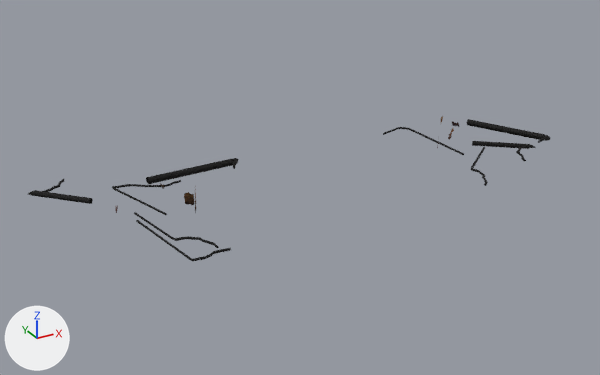
Before and after pictures for a commit that changed the glTF model godot/project/assets/forest_rescue/forest/lf_env_fallen_branches.glb.
Rendered twice from a camera (50 mm lens) standing at (-3.21, -9.65, 4.64) and looking at (2.11, 0.04, -0.2). Every picture has the same lights, and +X, +Y and +Z are marked at lower left. The picture after the commit comes second. Objects named as collision shapes, trigger or cutter boxes, shadow casters or lower levels of detail are left out. Where no turn or scale is listed for an object, it has been applied to the vertices. Vertices at exactly the same position are counted once.

The older version as bpy lines, for what is in view:
```python
me_lf_env_fallen_branches_v1_lod0 = bpy.data.meshes.new('lf_env_fallen_branches_v1_LOD0')
me_lf_env_fallen_branches_v1_lod0.from_pydata(...)  # 538 vertices, 1008 faces; spans x -1.48..1.51, y -1.7..1.47, z -0.04..0.44
# faces by material slot: [1000, 8]
me_lf_env_fallen_branches_v1_lod0.materials.append(mat_lf_bark_oak)
me_lf_env_fallen_branches_v1_lod0.materials.append(mat_lf_foliage)
me_lf_env_fallen_branches_v2_lod0 = bpy.data.meshes.new('lf_env_fallen_branches_v2_LOD0')
me_lf_env_fallen_branches_v2_lod0.from_pydata(...)  # 414 vertices, 768 faces; spans x -1.07..1.06, y -1.57..0.92, z -0.04..0.32
# faces by material slot: [760, 8]
me_lf_env_fallen_branches_v2_lod0.materials.append(mat_lf_bark_oak)
me_lf_env_fallen_branches_v2_lod0.materials.append(mat_lf_foliage)
ob_lf_env_fallen_branches_v1_lod0 = bpy.data.objects.new('lf_env_fallen_branches_v1_LOD0', me_lf_env_fallen_branches_v1_lod0)
ob_lf_env_fallen_branches_v1_lod0.location = (0.0, 0.0, 0.0)
ob_lf_env_fallen_branches_v2_lod0 = bpy.data.objects.new('lf_env_fallen_branches_v2_LOD0', me_lf_env_fallen_branches_v2_lod0)
ob_lf_env_fallen_branches_v2_lod0.location = (5.17, 0.0, 0.0)
```
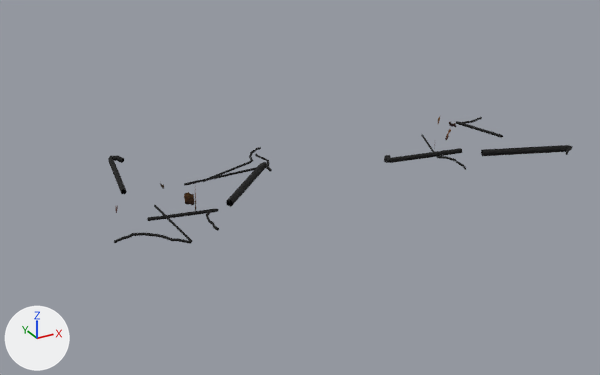
What changed in the scene script:
```text
Change me_lf_env_fallen_branches_v1_lod0:
    used by ob_lf_env_fallen_branches_v1_lod0; location = (0.0, 0.0, 0.0)
    remove me_lf_env_fallen_branches_v1_lod0.from_pydata(...)  # 538 vertices, 1008 faces; spans x -1.48..1.51, y -1.7..1.47, z -0.04..0.44
    add me_lf_env_fallen_branches_v1_lod0.from_pydata(...)  # 591 vertices, 1106 faces; spans x -0.87..2.08, y -1.22..1.89, z -0.04..0.44
    me_lf_env_fallen_branches_v1_lod0 part 1: the loose piece of 88 vertices spanning x -0.41..0.18, y -1.48..-0.08, z 0.0..0.06 is turned 99 degrees about the z axis through its middle, then moved by (1.55, 1.63, 0.0)
    me_lf_env_fallen_branches_v1_lod0 part 2: the loose piece of 95 vertices spanning x 0.08..1.51, y 0.69..0.88, z -0.01..0.11 is turned 42.3 degrees about the z axis through its middle, then moved by (0.52, -0.77, 0.0)
    me_lf_env_fallen_branches_v1_lod0 part 3: the loose piece of 100 vertices spanning x -0.46..0.28, y -1.7..-0.32, z 0.0..0.06 is rebuilt with 88 vertices and now spans x -0.32..0.59, y -1.05..-0.33, z -0.01..0.06
    me_lf_env_fallen_branches_v1_lod0 part 4: a new loose piece of 124 vertices spanning x -0.87..-0.03, y -1.22..0.01, z 0.0..0.06, in mat_lf_bark_oak
    me_lf_env_fallen_branches_v1_lod0 part 5: a new loose piece of 100 vertices spanning x 0.51..1.93, y 0.46..1.03, z 0.0..0.06, in mat_lf_bark_oak
    me_lf_env_fallen_branches_v1_lod0 part 6: a new loose piece of 80 vertices spanning x -0.35..0.05, y 0.59..1.89, z -0.01..0.1, in mat_lf_bark_oak
    me_lf_env_fallen_branches_v1_lod0 part 7: the loose piece of 115 vertices spanning x -1.48..-0.76, y 0.49..1.47, z -0.01..0.08 is deleted
    me_lf_env_fallen_branches_v1_lod0 part 8
    124 vertices are removed from x -0.41..0.51, y -0.32..0.88, z 0.0..0.06
    240 faces are deleted
Change me_lf_env_fallen_branches_v2_lod0:
    used by ob_lf_env_fallen_branches_v2_lod0; location = (5.17, 0.0, 0.0)
    remove me_lf_env_fallen_branches_v2_lod0.from_pydata(...)  # 414 vertices, 768 faces; spans x -1.07..1.06, y -1.57..0.92, z -0.04..0.32
    add me_lf_env_fallen_branches_v2_lod0.from_pydata(...)  # 367 vertices, 674 faces; spans x -1.71..1.11, y -1.26..0.82, z -0.04..0.32
    me_lf_env_fallen_branches_v2_lod0 part 9: the loose piece of 95 vertices spanning x 0.41..1.06, y -0.71..0.61, z -0.01..0.11 is turned 42.9 degrees about the z axis through its middle, then moved by (-0.3, -0.86, 0.0)
    me_lf_env_fallen_branches_v2_lod0 part 10: the loose piece of 88 vertices spanning x -1.0..-0.02, y -1.57..-0.4, z 0.0..0.06 is turned 28 degrees about the z axis through its middle, then moved by (-0.13, 0.76, 0.0)
    me_lf_env_fallen_branches_v2_lod0 part 11: a new loose piece of 88 vertices spanning x 0.35..0.93, y -0.18..0.74, z -0.01..0.06, in mat_lf_bark_oak
    me_lf_env_fallen_branches_v2_lod0 part 12: the loose piece of 115 vertices spanning x -0.13..0.66, y -1.14..-0.18, z -0.01..0.08 is deleted
    me_lf_env_fallen_branches_v2_lod0 part 13
    99 vertices are removed from x -1.07..-0.49, y -0.49..0.92, z 0.0..0.06
    192 faces are deleted
    47 vertices are added at x -1.71..-0.41, y -0.42..-0.04, z -0.01..0.1
    19 new vertices lie (0.1, -0.01, 0.0) away from vertices in x -1.62..-0.52, y -0.41..-0.19, z 0.0..0.08
    13 new vertices lie (-0.1, 0.02, 0.0) away from vertices in x -1.42..-0.52, y -0.41..-0.23, z 0.0..0.08
    150 new faces join them, mat_lf_bark_oak
Change ob_lf_env_fallen_branches_v2_lod0:
    ob_lf_env_fallen_branches_v2_lod0.location: (5.17, 0.0, 0.0) -> (5.11, 0.0, 0.0)
```

Changed parts and their boxes [x1, y1, x2, y2] in the pictures (600 x 375 px; the box of a moved part takes in the faces that stretch with it):
'lf_env_fallen_branches_v1_LOD0', reshaped (22% narrower, 7% shorter)
    before: [28, 158, 238, 262]
    after: [108, 147, 272, 244]
'lf_env_fallen_branches_v2_LOD0', reshaped, moved (12% wider, 24% shorter)
    before: [383, 116, 551, 186]
    after: [384, 117, 573, 170]
part 1 of me_lf_env_fallen_branches_v1_lod0, moved or reshaped
    before: [134, 212, 219, 249]
    after: [203, 147, 261, 182]
part 2 of me_lf_env_fallen_branches_v1_lod0, moved or reshaped
    before: [146, 158, 238, 184]
    after: [226, 162, 272, 207]
part 3 of me_lf_env_fallen_branches_v1_lod0, rebuilt (24% narrower, 47% shorter)
    before: [136, 220, 231, 262]
    after: [147, 209, 219, 231]
part 4 of me_lf_env_fallen_branches_v1_lod0, added
    after: [114, 205, 192, 244]
part 5 of me_lf_env_fallen_branches_v1_lod0, added
    after: [184, 154, 269, 186]
part 6 of me_lf_env_fallen_branches_v1_lod0, added
    after: [108, 156, 127, 194]
part 7 of me_lf_env_fallen_branches_v1_lod0, deleted
    before: [28, 179, 93, 204]
part 8 of me_lf_env_fallen_branches_v1_lod0, deleted
    before: [112, 180, 181, 215]
part 9 of me_lf_env_fallen_branches_v2_lod0, moved or reshaped
    before: [467, 119, 551, 143]
    after: [481, 145, 573, 156]
part 10 of me_lf_env_fallen_branches_v2_lod0, moved or reshaped
    before: [471, 146, 488, 186]
    after: [421, 134, 466, 170]
part 11 of me_lf_env_fallen_branches_v2_lod0, added
    after: [456, 117, 503, 138]
part 12 of me_lf_env_fallen_branches_v2_lod0, deleted
    before: [472, 141, 536, 161]
part 13 of me_lf_env_fallen_branches_v2_lod0, moved or reshaped
    before: [383, 127, 464, 155]
    after: [384, 148, 462, 163]
